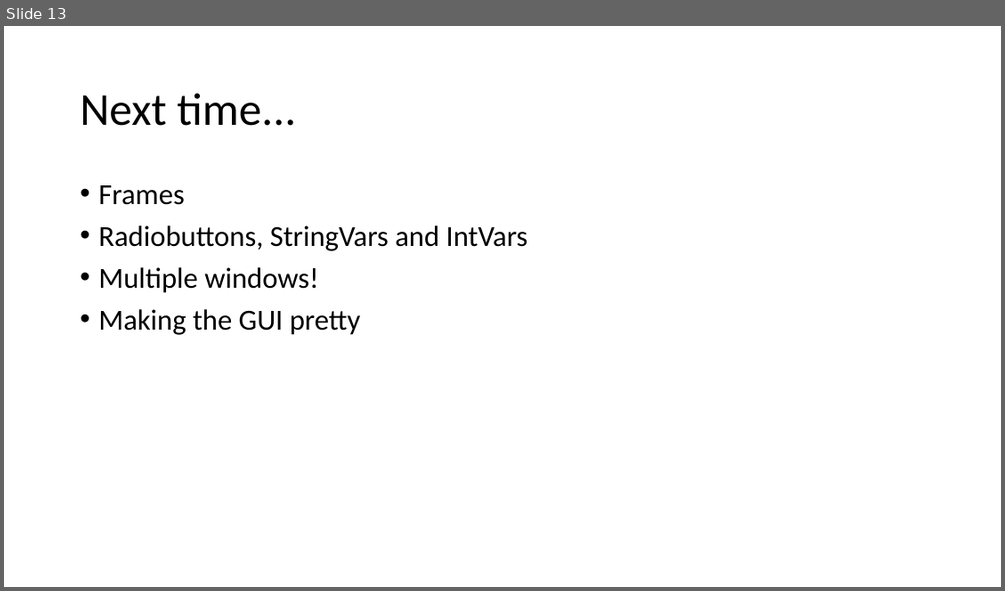
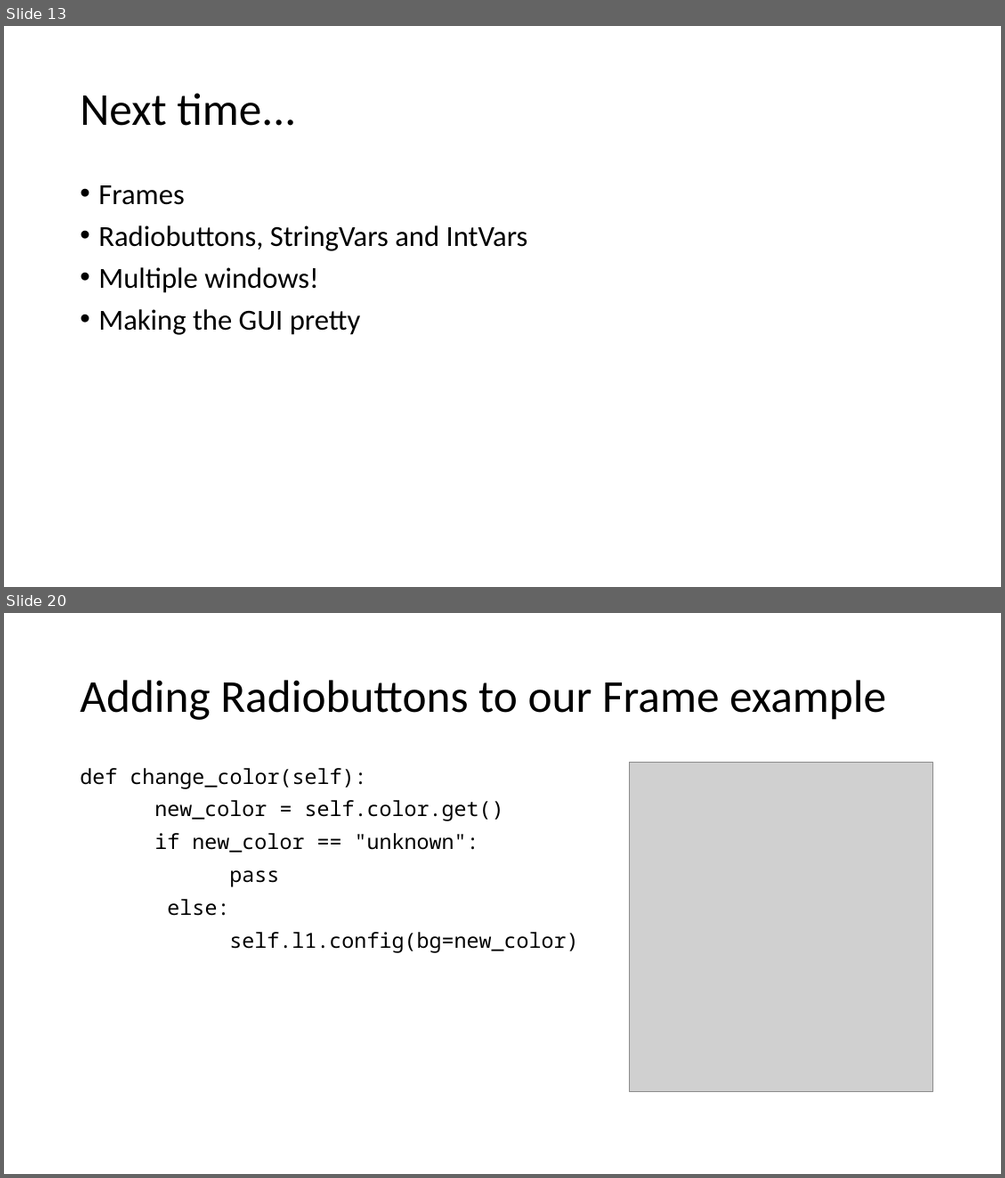
Before and after one commit to sswensen3/cs2316.github.io, a slide deck: slides/tkinter.pptx. Shown one above the other, each under a label of ours: slide 13 before the commit, slides 13 and 20 after it; the slides between them are not shown. The pictures are 1005x591 and 1005x1178 pixels, drawn with LibreOffice and Linux fonts; fonts in the diff are those of the drawing; grey boxes stand for pictures. Boxes give left, top, right and bottom in pixels: in the first picture for what was removed or moved away, otherwise in the second. Text is boxed around its words. In the diff, an @@ line names an element or a change of style, - is before the commit and + after.

```diff
--- a/slides/tkinter.pptx
+++ b/slides/tkinter.pptx
@@ slide 20 added at (x1=4, y1=613, x2=1001, y2=1174), background #FFFFFF @@
@@ title added at (x1=80, y1=680, x2=886, y2=720), 44 pt, text #000000 @@
+Adding Radiobuttons to our Frame example
@@ text added at (x1=80, y1=768, x2=578, y2=953), 20 pt, text #000000 @@
+def change_color(self):
+new_color = self.color.get()
+if new_color == "unknown":
+pass
+else:
+self.l1.config(bg=new_color)
@@ picture added at (x1=629, y1=763, x2=932, y2=1092) @@
```
Also in this commit, not shown: 10 other slides added.
